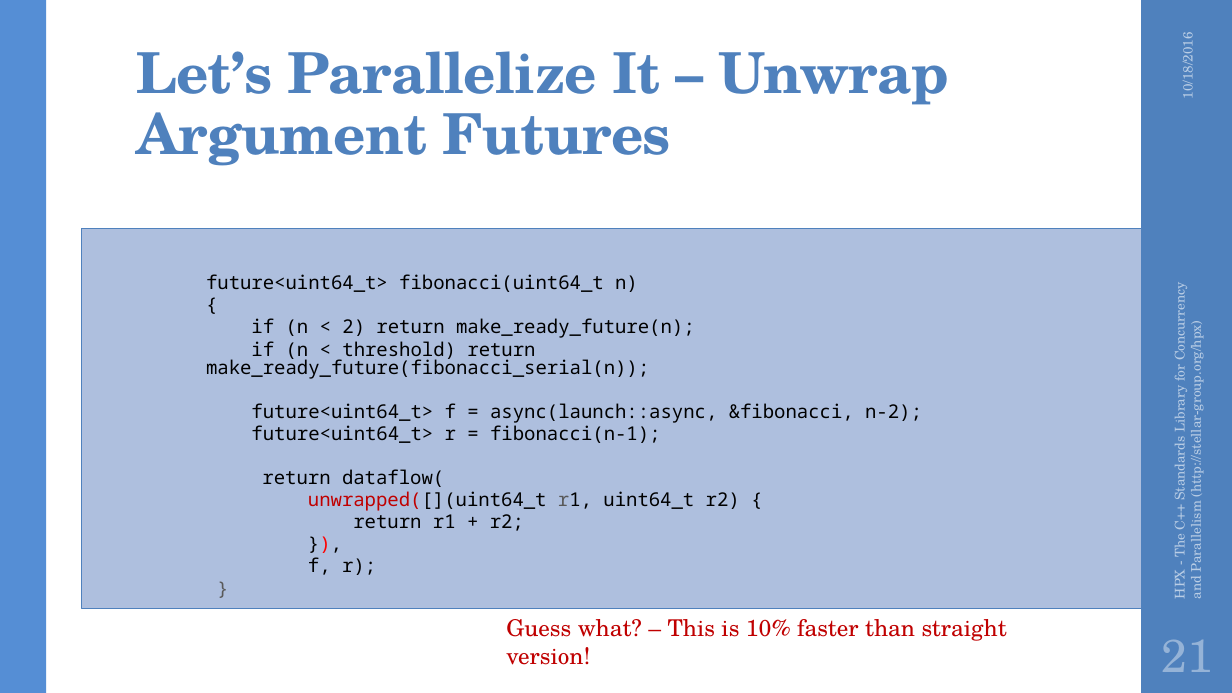
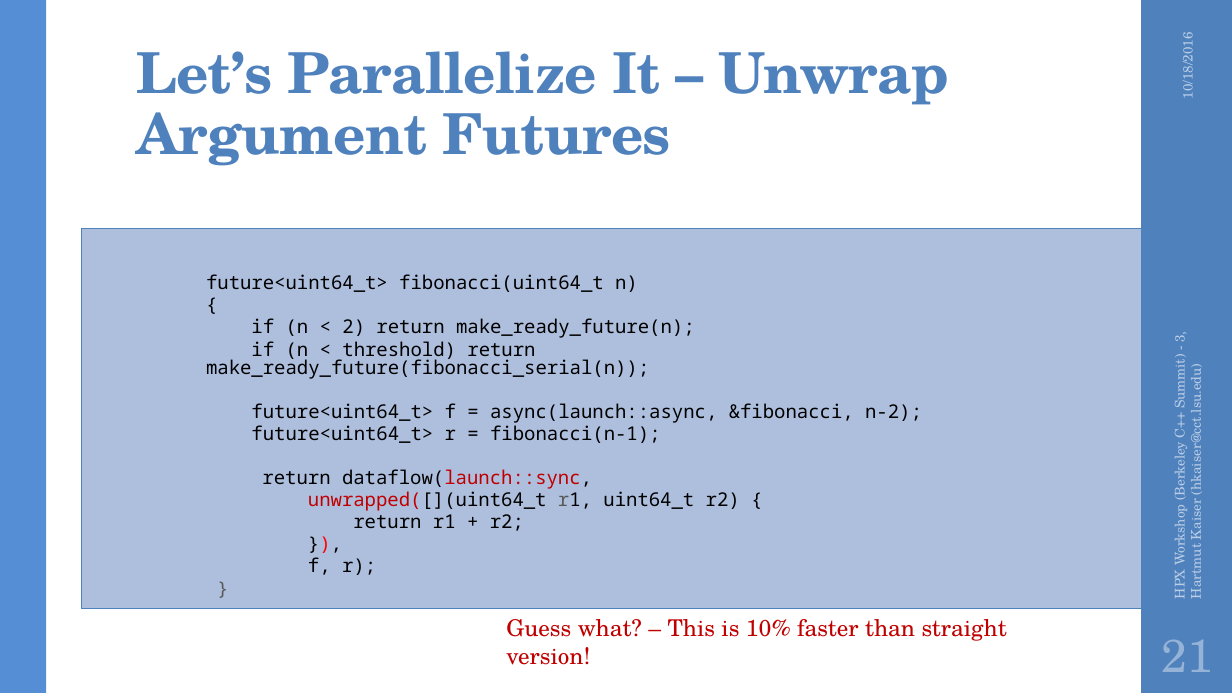
Before and after one commit to STEllAR-GROUP/tutorials, a slide deck: slide 21 of lbl2016/HPX Workshop (Berkeley C++ Summit) - 3.pptx. Drawn at 1232x693 pixels with LibreOffice and Linux fonts; fonts in the diff are those of the drawing; background and template pictures are left out. Boxes give left, top, right and bottom in pixels: in the first picture for what was removed or moved away, otherwise in the second. Text is boxed around its words. In the diff, an @@ line names an element or a change of style, - is before the commit and + after.

```diff
--- a/lbl2016/HPX Workshop (Berkeley C++ Summit) - 3.pptx
+++ b/lbl2016/HPX Workshop (Berkeley C++ Summit) - 3.pptx
@@ text at (x1=1169, y1=332, x2=1205, y2=598): text changed @@
-HPX - The C++ Standards Library for Concurrency and Parallelism (http://stellar-group.org/hpx)
+HPX Workshop (Berkeley C++ Summit) - 3, Hartmut Kaiser (hkaiser@cct.lsu.edu)
@@ text at (x1=262, y1=469, x2=592, y2=489): text changed @@
-  return dataflow(
+  return dataflow(launch::sync,
```
Also in this commit, not shown: 22 other slides changed, 1 slide added, 2 other files.
